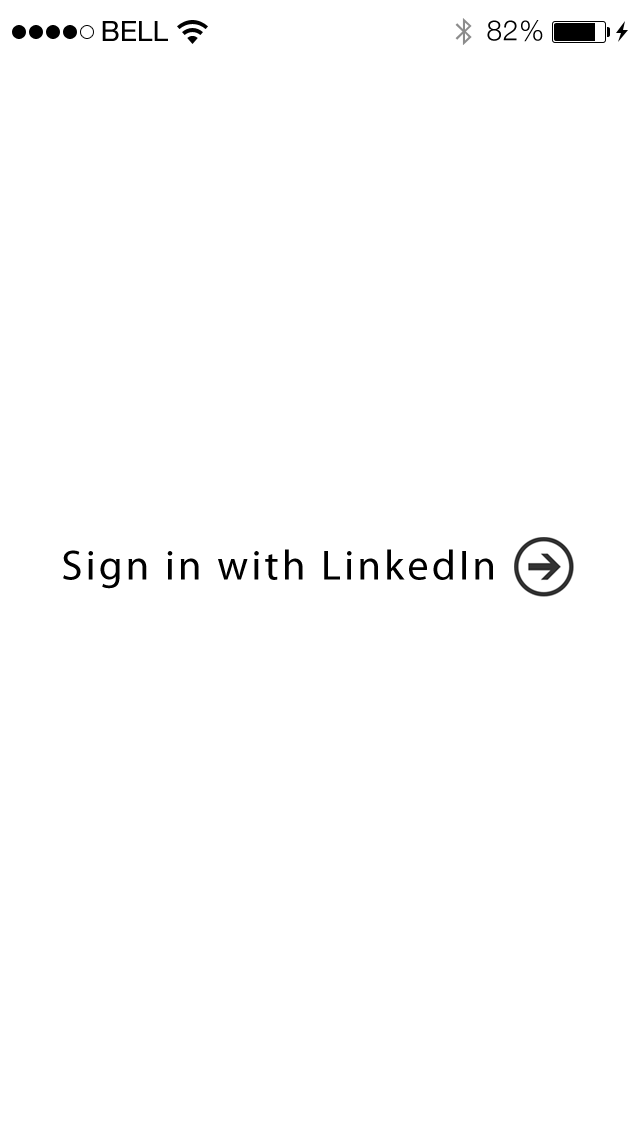
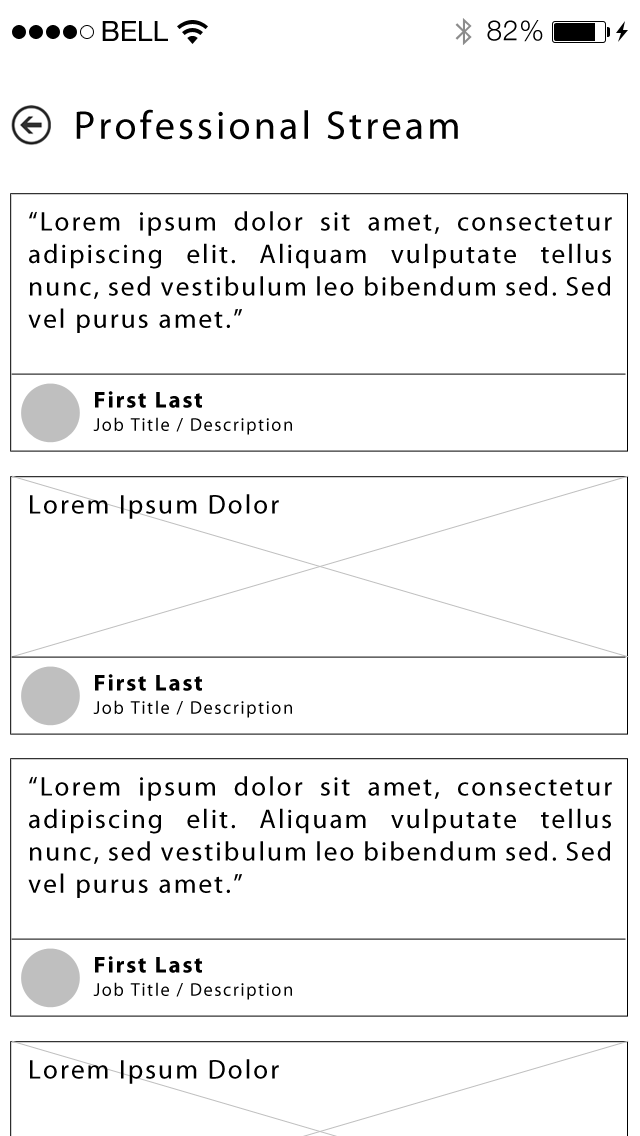
Layered file, before and after one edit (640px x 1136px). Changes by layer:
added group "professional stream" with 47 layers above "login page" over bbox(10, 105, 629, 1136)
added group "Group 4" with 44 layers in group "professional stream" over bbox(10, 193, 629, 1136)
added group "Group 3 copy 6" with 10 layers in group "Group 4" over bbox(10, 758, 628, 1017)
added layer "“Lorem ipsum dolor sit amet, consectetur adipiscing elit. Aliqu" (1st of 2, in "professional stream" › "Group 4" › "Group 3 copy 6") in group "Group 3 copy 6" over bbox(28, 776, 612, 898)
added layer "Shape 1" (1st of 4, in "professional stream" › "Group 4" › "Group 3 copy 6") in group "Group 3 copy 6" over bbox(10, 758, 628, 1017)
added group "Group 3 copy 5" with 10 layers in group "Group 4" over bbox(10, 1040, 629, 1136)
added layer "Shape 1" (2nd of 4, in "professional stream" › "Group 4" › "Group 3 copy 5") in group "Group 3 copy 5" over bbox(10, 1041, 628, 1136)
added group "Group 3 copy 4" with 10 layers in group "Group 4" over bbox(10, 193, 628, 452)
added layer "“Lorem ipsum dolor sit amet, consectetur adipiscing elit. Aliqu" (2nd of 2, in "professional stream" › "Group 4" › "Group 3 copy 4") in group "Group 3 copy 4" over bbox(28, 211, 612, 333)
added layer "Shape 1" (3rd of 4, in "professional stream" › "Group 4" › "Group 3 copy 4") in group "Group 3 copy 4" over bbox(10, 193, 628, 452)
added group "Group 3 copy 3" with 10 layers in group "Group 4" over bbox(10, 475, 629, 735)
added layer "Shape 4 copy" (4th of 4, in "professional stream" › "Group 4" › "Group 3 copy 3") in group "Group 3 copy 3" over bbox(11, 475, 629, 658)
added layer "Shape 4" (4th of 4, in "professional stream" › "Group 4" › "Group 3 copy 3") in group "Group 3 copy 3" over bbox(11, 475, 629, 658)
added layer "Shape 1" (4th of 4, in "professional stream" › "Group 4" › "Group 3 copy 3") in group "Group 3 copy 3" over bbox(10, 476, 628, 735)
…and 25 more changes (24 added, 1 visibility)
